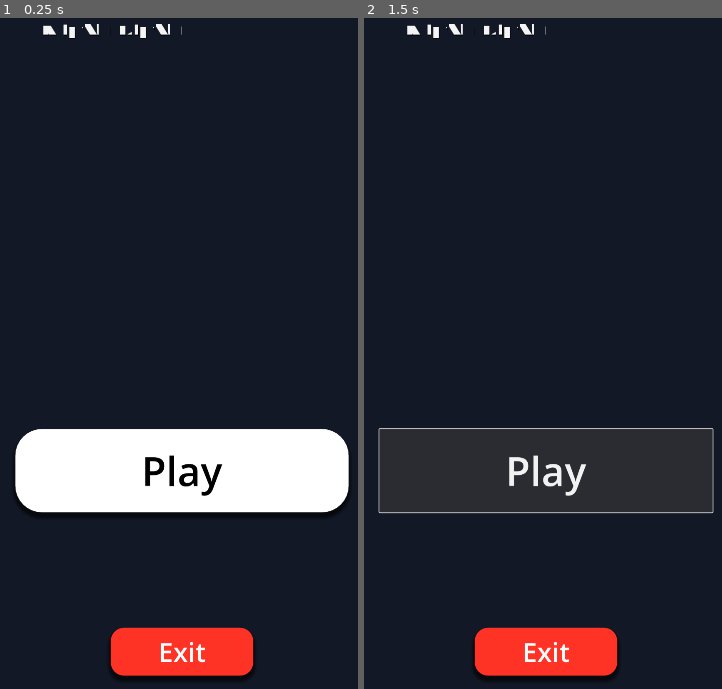
Above: before the commit, frames 1-2 (left to right).
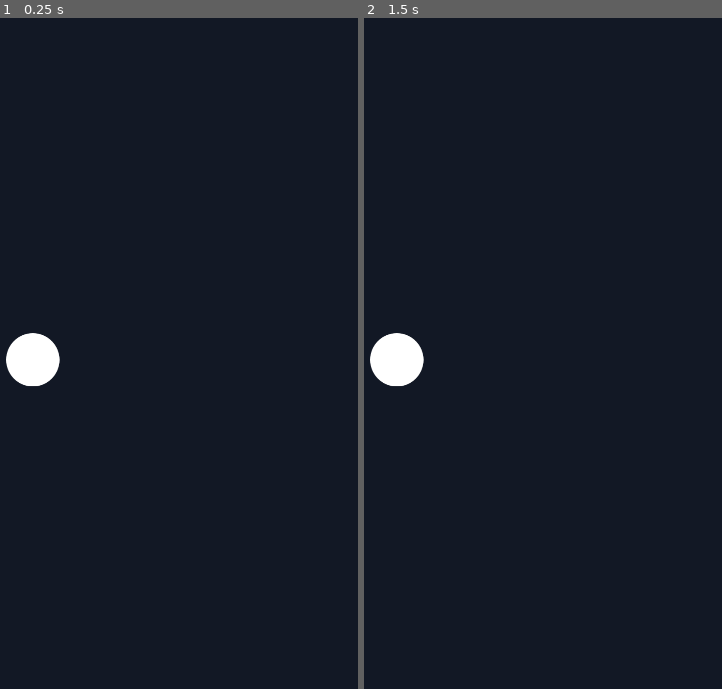
Above: after the commit, the same moments.

Repository: AJ2126/NightLight
Game: Godot game, scene res://Scenes/MainScene/main.tscn
The game is run twice, just before and just after one commit, with the same random seed, the same clock (stepped at 60 frames per second) and the same inputs.
Inputs (mouse positions are in pixels of both pictures, inside the frame that each line leads up to):
- Up to frame 1 (0.25 s): no input
- Up to frame 2 (1.5 s): click (546, 467) at 0.5 s, where only the run before the commit has a clickable "Play"; click (546, 467) at 1.25 s, where only the run before the commit has a clickable "Play"

The runs differ from the first frame. In frame 1, 15% of the frame differs, in the area x 1-98%, y 0-99%; in frame 2, 5.2%.

Commit message:
Updated main scene
Added player to the main scene

Diff:
--- a/Scenes/MainMenu/main_menu.tscn
+++ b/Scenes/MainMenu/main_menu.tscn
@@ -1,10 +1,4 @@
-[gd_scene load_steps=4 format=3 uid="uid://dq6sdvo2xgifq"]
-
-[sub_resource type="CanvasItemMaterial" id="CanvasItemMaterial_r0mel"]
-particles_animation = true
-particles_anim_h_frames = 2
-particles_anim_v_frames = 4
-particles_anim_loop = true
+[gd_scene load_steps=3 format=3 uid="uid://dq6sdvo2xgifq"]
 
 [sub_resource type="StyleBoxFlat" id="StyleBoxFlat_r0mel"]
 bg_color = Color(1, 1, 1, 1)
@@ -27,7 +21,6 @@
 [node name="MainMenu" type="CanvasLayer"]
 
 [node name="Label" type="Label" parent="."]
-material = SubResource("CanvasItemMaterial_r0mel")
 anchors_preset = 5
 anchor_left = 0.5
 anchor_right = 0.5
--- a/Scenes/MainScene/main.tscn
+++ b/Scenes/MainScene/main.tscn
@@ -1,6 +1,7 @@
-[gd_scene load_steps=3 format=3 uid="uid://cp22c5as7p0tn"]
+[gd_scene load_steps=4 format=3 uid="uid://cp22c5as7p0tn"]
 
 [ext_resource type="Texture2D" uid="uid://bko3t1v7t5sp" path="res://Sprites/square.svg" id="1_7rkev"]
+[ext_resource type="PackedScene" uid="uid://y5t13b0nqcvj" path="res://Scenes/Player/player.tscn" id="2_b1fl3"]
 [ext_resource type="PackedScene" uid="uid://dq6sdvo2xgifq" path="res://Scenes/MainMenu/main_menu.tscn" id="2_d5g0u"]
 
 [node name="Main" type="Node"]
@@ -14,4 +15,8 @@
 grow_vertical = 2
 texture = ExtResource("1_7rkev")
 
+[node name="Player" parent="." instance=ExtResource("2_b1fl3")]
+position = Vector2(182, 1034)
+
 [node name="MainMenu" parent="." instance=ExtResource("2_d5g0u")]
+visible = false
